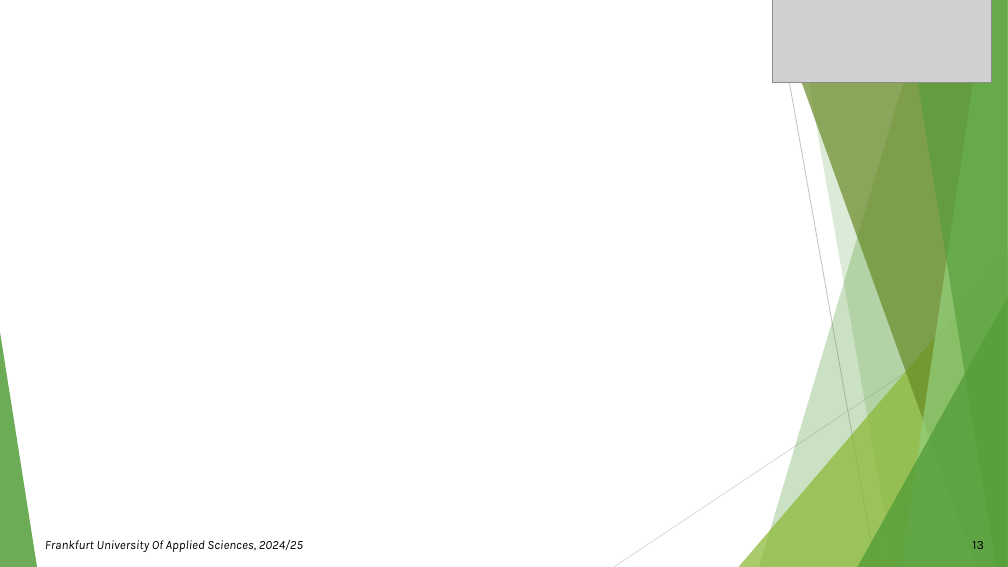
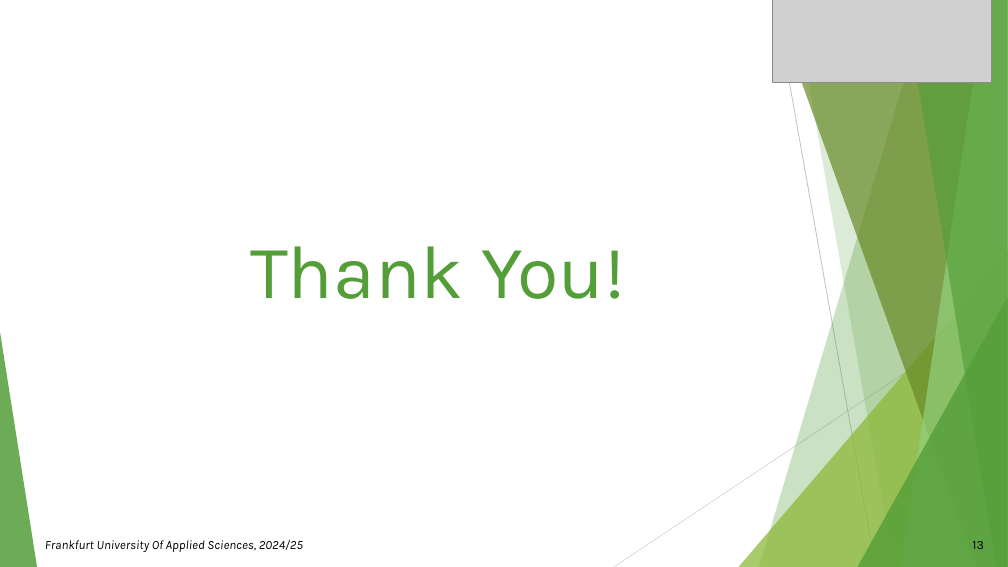
Before and after one commit to Muhammad-Talha-S/synergy-neocortex-ad, a slide deck: slide 13 of source/MySEProject/Documentation/Presentation_SE finalllll.pptx. Drawn at 1008x567 pixels with LibreOffice and Linux fonts; fonts in the diff are those of the drawing; grey boxes stand for pictures. Boxes give left, top, right and bottom in pixels: in the first picture for what was removed or moved away, otherwise in the second. Text is boxed around its words. In the diff, an @@ line names an element or a change of style, - is before the commit and + after.

```diff
--- a/source/MySEProject/Documentation/Presentation_SE finalllll.pptx
+++ b/source/MySEProject/Documentation/Presentation_SE finalllll.pptx
@@ title added at (x1=250, y1=246, x2=625, y2=299), 72 pt, text #549E39 @@
+Thank You!
```
